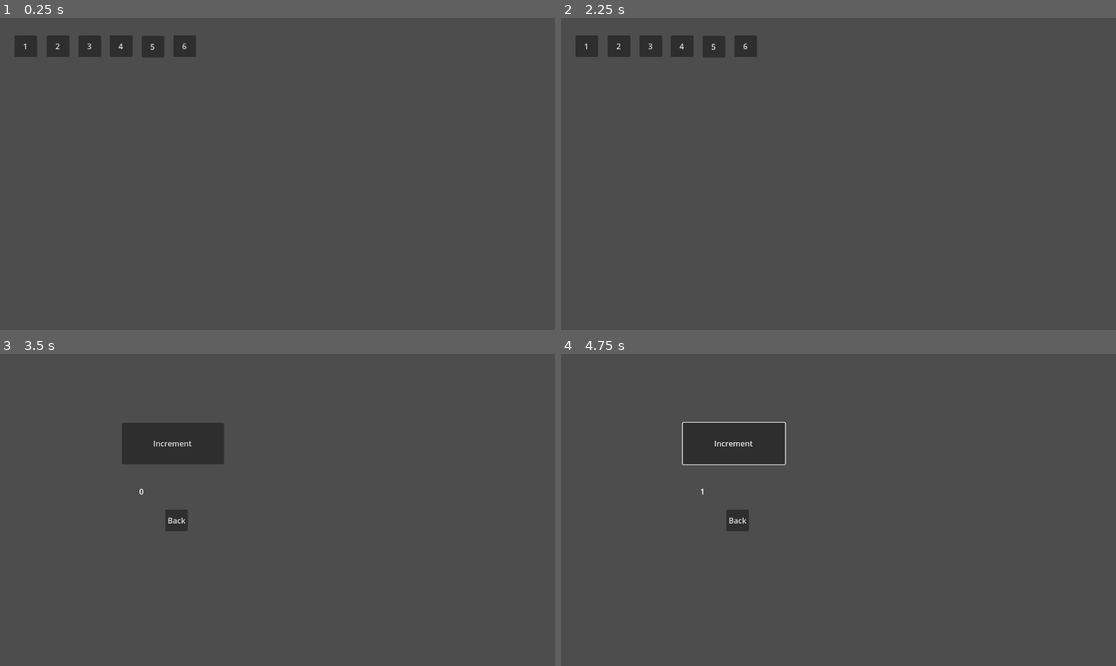
Above: before the commit, frames 1-4 (two rows, left to right).
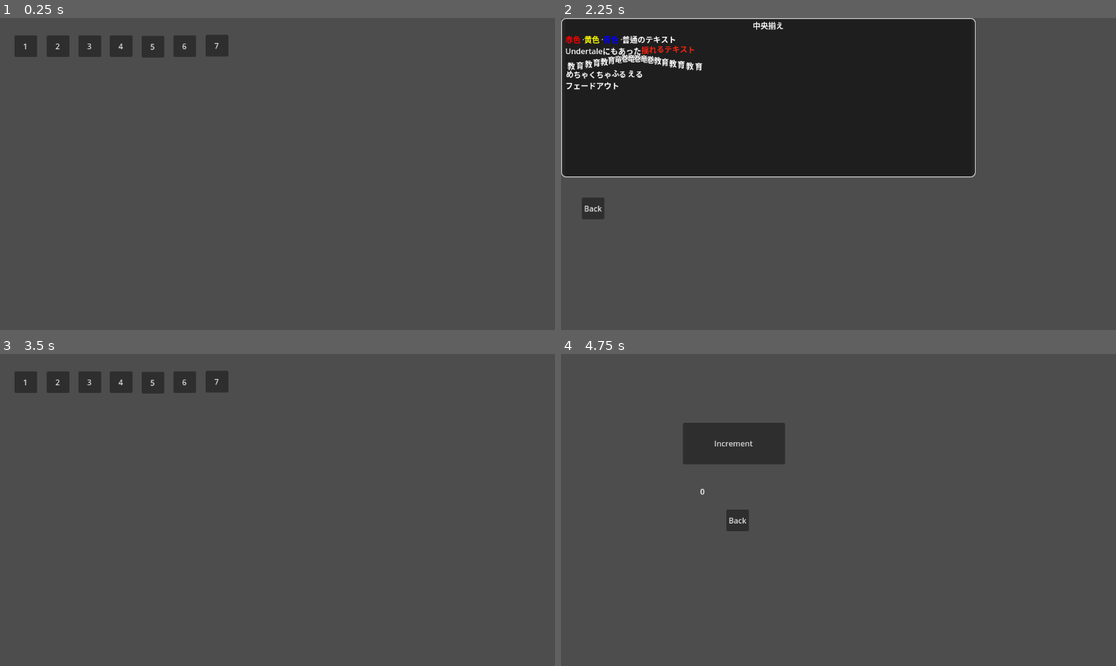
Above: after the commit, the same moments.

Repository: jiro4989/godot_practice
Game: Godot game, scene res://Top.tscn
Two runs of this game, one before a commit and one after it. Both use one fixed random seed, a clock stepped at 60 frames per second and the inputs below. The engine's default icon, where the game draws it, is replaced by a stand-in: a white triangle on a blue panel in a dark square.
Inputs (mouse positions are in pixels of both pictures, inside the frame that each line leads up to):
- Up to frame 1 (0.25 s): no input
- Up to frame 2 (2.25 s): click "2" at 0.5 s; click "Back" at 1.25 s; click (777, 46) at 2 s, where only the run after the commit has a clickable "7"
- Up to frame 3 (3.5 s): click "1" (after the commit: "Back") at 2.75 s
- Up to frame 4 (4.75 s): click (733, 444) at 3.5 s, where only the run before the commit has a clickable "Increment"; click (588, 382) at 4.25 s, where only the run after the commit has a clickable "1"

The runs differ from the first frame. In frame 1, 0.3% of the frame differs, in the area x 37-42%, y 5-13%; in frame 2, 37%, in the area x 0-75%, y 0-65%; in frame 3, 4.6%; in frame 4, 0.2%.

Commit message:
add: RichTextLabelを使ったシーンを追加

Diff:
--- a/Top.tscn
+++ b/Top.tscn
@@ -39,3 +39,8 @@
 position = Vector2(360, 36)
 label = "6"
 scene_path = "res://src/s006_bgm/scene.tscn"
+
+[node name="Button007" parent="Control" instance=ExtResource("2")]
+position = Vector2(427, 35)
+label = "7"
+scene_path = "res://src/s007_richtext/scene.tscn"
--- /dev/null
+++ b/src/s007_richtext/scene.tscn
@@ -0,0 +1,57 @@
+[gd_scene load_steps=3 format=3 uid="uid://bn7pcy1d58f28"]
+
+[ext_resource type="PackedScene" path="res://src/s000_top/top_button.tscn" id="1_ig7um"]
+
+[sub_resource type="StyleBoxFlat" id="StyleBoxFlat_imysc"]
+bg_color = Color(0.0980392, 0.0980392, 0.0980392, 0.784314)
+border_width_left = 2
+border_width_top = 2
+border_width_right = 2
+border_width_bottom = 2
+corner_radius_top_left = 10
+corner_radius_top_right = 10
+corner_radius_bottom_right = 10
+corner_radius_bottom_left = 10
+
+[node name="ui" type="Control"]
+layout_mode = 3
+anchors_preset = 15
+anchor_right = 1.0
+anchor_bottom = 1.0
+grow_horizontal = 2
+grow_vertical = 2
+
+[node name="TextArea" type="Panel" parent="."]
+layout_mode = 1
+offset_right = 861.0
+offset_bottom = 331.0
+theme_override_styles/panel = SubResource("StyleBoxFlat_imysc")
+
+[node name="Panel" type="Panel" parent="TextArea"]
+layout_mode = 1
+anchors_preset = -1
+anchor_left = 0.01
+anchor_top = 0.01
+anchor_right = 0.99
+anchor_bottom = 0.99
+grow_horizontal = 2
+grow_vertical = 2
+metadata/_edit_use_anchors_ = true
+
+[node name="RichTextLabel" type="RichTextLabel" parent="TextArea/Panel"]
+layout_mode = 1
+anchors_preset = 15
+anchor_right = 1.0
+anchor_bottom = 1.0
+grow_horizontal = 2
+grow_vertical = 2
+bbcode_enabled = true
+text = "[center]中央揃え[/center]
+[color=red]赤色[/color]、[color=yellow]黄色[/color]、[color=blue]青色[/color]、普通のテキスト
+Undertaleにもあった[color=#fd2211][wave amp=40 freq=3]揺れるテキスト[/wave][/color]
+[tornado radius=9 freq=3]教育教育教育竜巻竜巻竜巻教育教育教育[/tornado]
+[shake rate=30 level=14]めちゃくちゃふるえる[/shake]
+[fade start=0 lenth=10]フェードアウト[/fade]"
+
+[node name="TopButton" parent="." instance=ExtResource("1_ig7um")]
+position = Vector2(43, 373)
Not shown, changed: README.adoc
